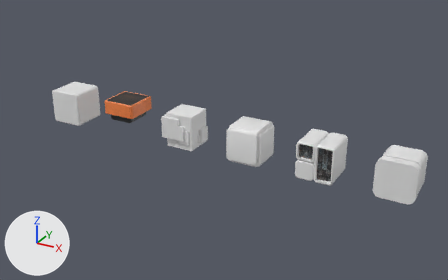
A saved change to the glTF model packages/client/public/models/facilities.glb.
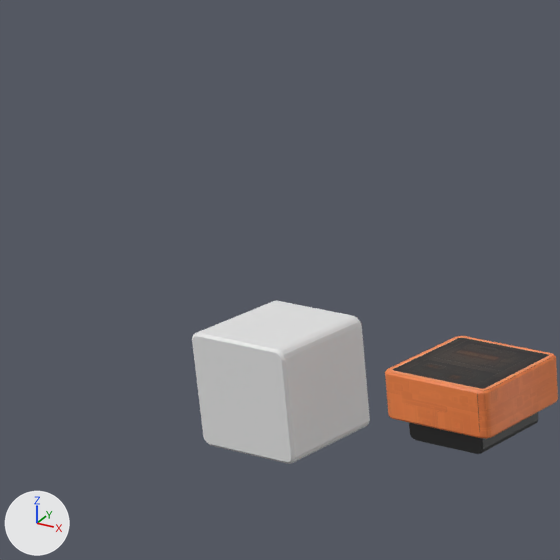
Each version appears first whole from a camera (50 mm lens) standing at (11.2, -13.14, 6.68) and looking at (3.54, 0.79, -0.28), and next in a close-up on the part from 0% to 34% of the width and 0% to 54% of the height. Every picture has the same lights, and +X, +Y and +Z are marked at lower left. The close-ups show mesh edges as thin lines.

Objects in the first close-up: 'FacilityBase', 'Well00', 'Well00.001'.
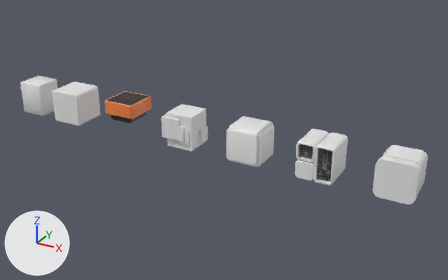
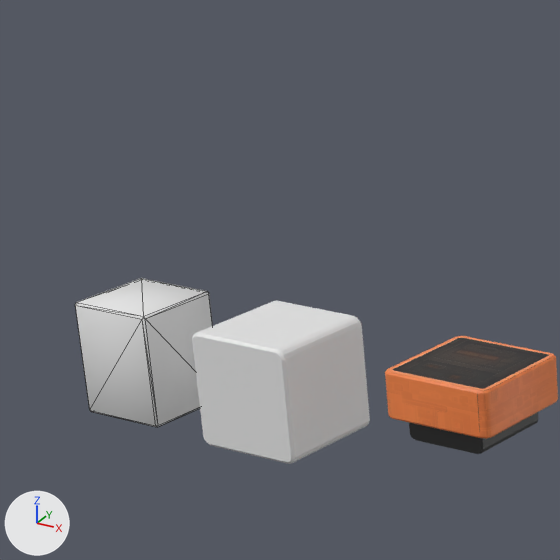
Pixel boxes [x1, y1, x2, y2] of what changed, in the close-ups (560 x 560 px):
'CubaBase', added
    after: [75, 278, 212, 427]

The change, as a list of edits to the scene's bpy script:
```text
Add me_cube_003:
    me_cube_003.from_pydata(...)  # 24 vertices, 44 faces; spans x -0.4..0.4, y -0.4..0.4, z -0.5..0.5
Add ob_cubabase:
    ob_cubabase = bpy.data.objects.new('CubaBase', me_cube_003)
    ob_cubabase.location = (-3.0, 0.5, 0.0)
```
